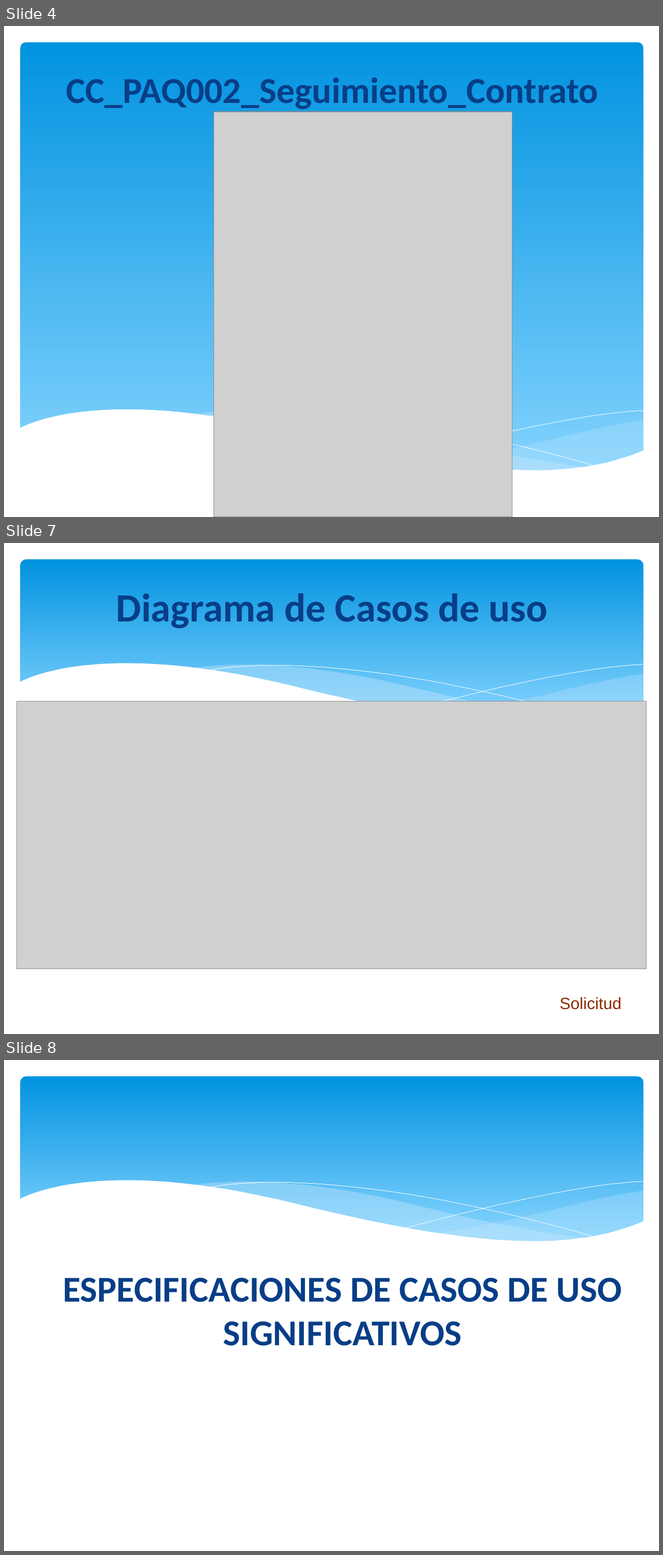
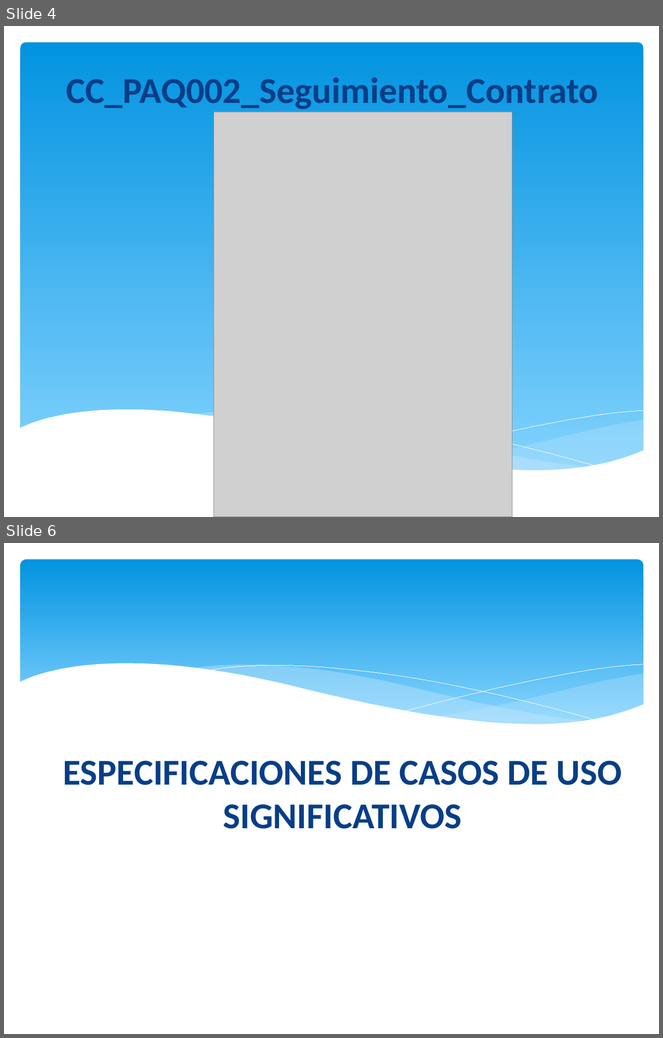
Before and after one commit to orlysemperfi/tp3-contratos-clientes, a slide deck: ITERACION 5/SUB ITERACION 2/PRESENTACION02/PPT TP3 PRES03.pptx. Shown one above the other, each under a label of ours: slides 4, 7 and 8 before the commit, slides 4 and 6 after it; the slides between them are not shown. The pictures are 663x1555 and 663x1038 pixels, drawn with LibreOffice and Linux fonts; fonts in the diff are those of the drawing; grey boxes stand for pictures. Boxes give left, top, right and bottom in pixels: in the first picture for what was removed or moved away, otherwise in the second. Text is boxed around its words. In the diff, an @@ line names an element or a change of style, - is before the commit and + after.

```diff
--- a/ITERACION 5/SUB ITERACION 2/PRESENTACION02/PPT TP3 PRES03.pptx
+++ b/ITERACION 5/SUB ITERACION 2/PRESENTACION02/PPT TP3 PRES03.pptx
@@ slide 7 removed at [4, 543, 659, 1034], background #FFFFFF; not listed: 6 template elements that a slide beside it also shows @@
@@ title removed at [116, 593, 548, 628] @@
-Diagrama de Casos de uso
@@ picture removed at [17, 702, 647, 969] @@
@@ text removed at [560, 997, 622, 1010] @@
-Solicitud
@@ what was slide 8 is now slide 6 @@
```
Also in this commit, not shown: 6 slides changed, 9 slides added, 1 other slide removed.
